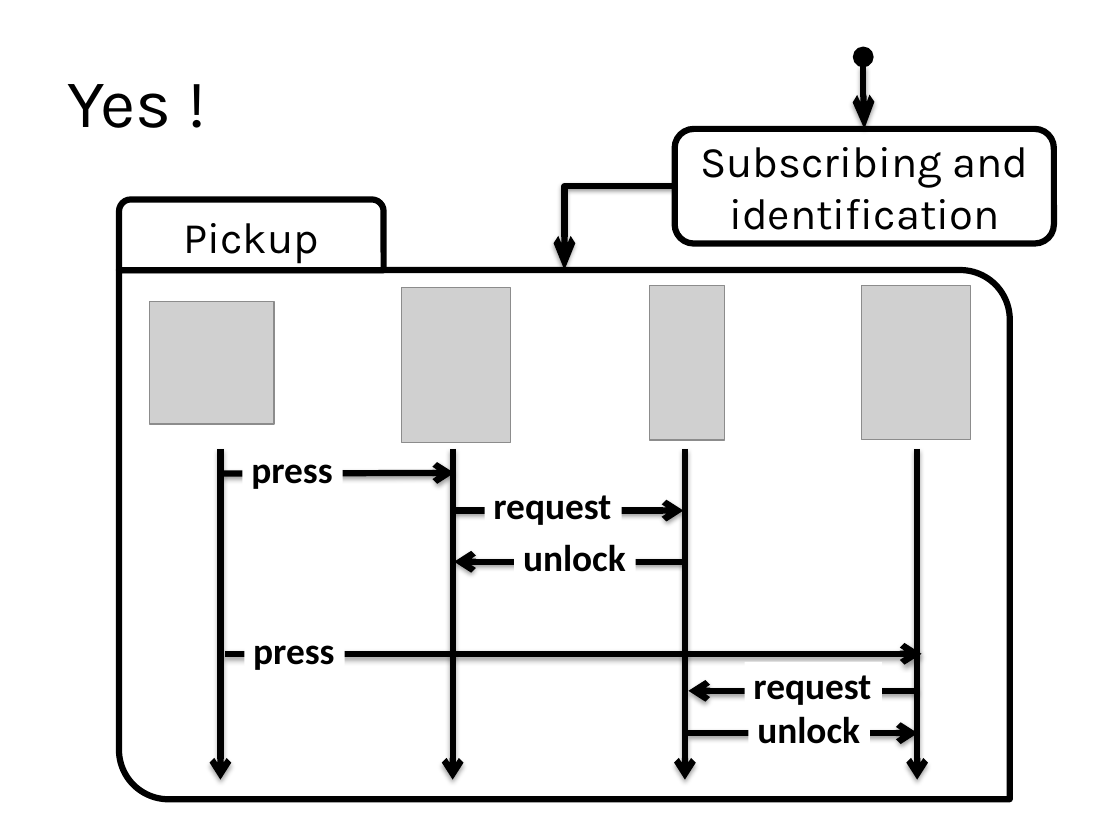
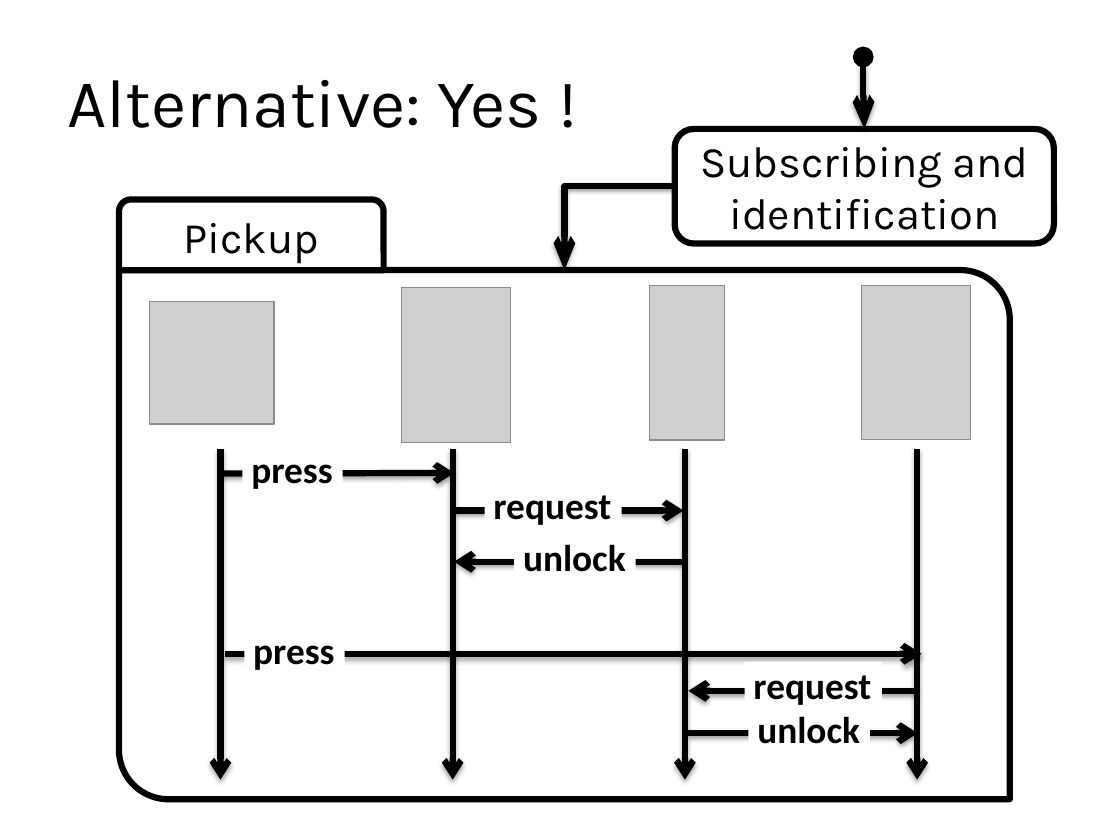
Before and after one commit to blambeau/phd, a slide deck: slide 64 of public-defense/slides.pptx. Drawn at 1120x840 pixels with LibreOffice and Linux fonts; fonts in the diff are those of the drawing; grey boxes stand for pictures. Boxes give left, top, right and bottom in pixels: in the first picture for what was removed or moved away, otherwise in the second. Text is boxed around its words. In the diff, an @@ line names an element or a change of style, - is before the commit and + after.

Commit message:
A last change

```diff
--- a/public-defense/slides.pptx
+++ b/public-defense/slides.pptx
@@ title at [67, 80, 542, 128]: text changed @@
-Yes !
+Alternative: Yes !
```
